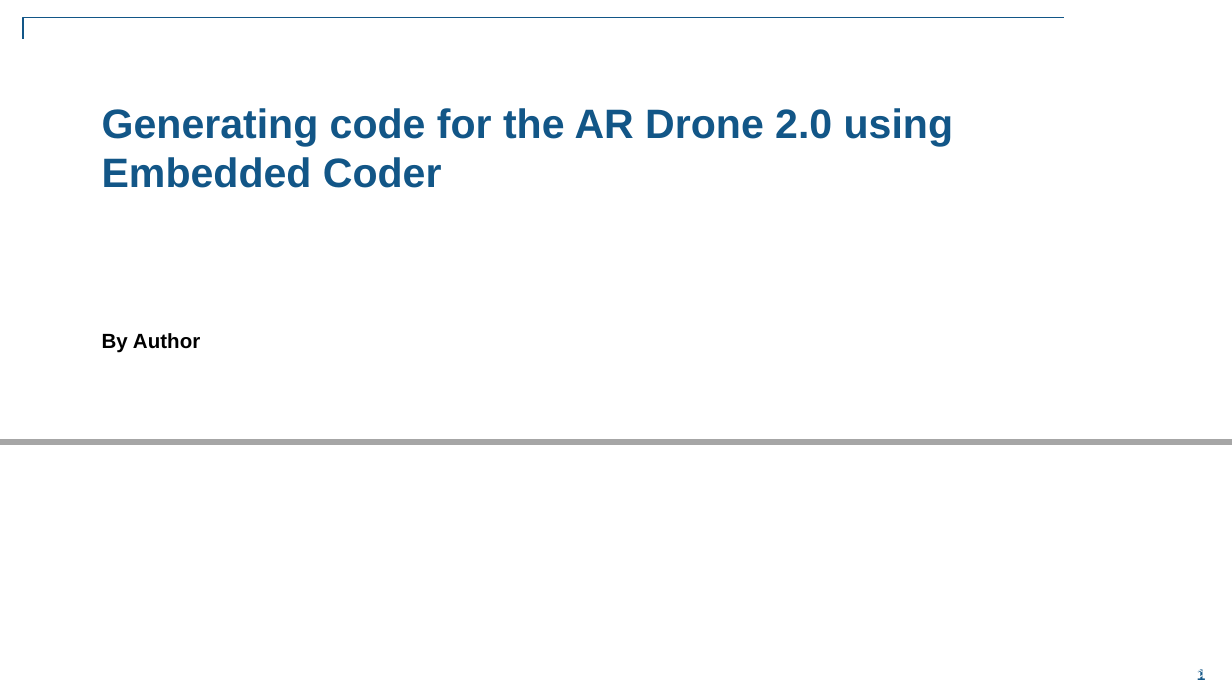
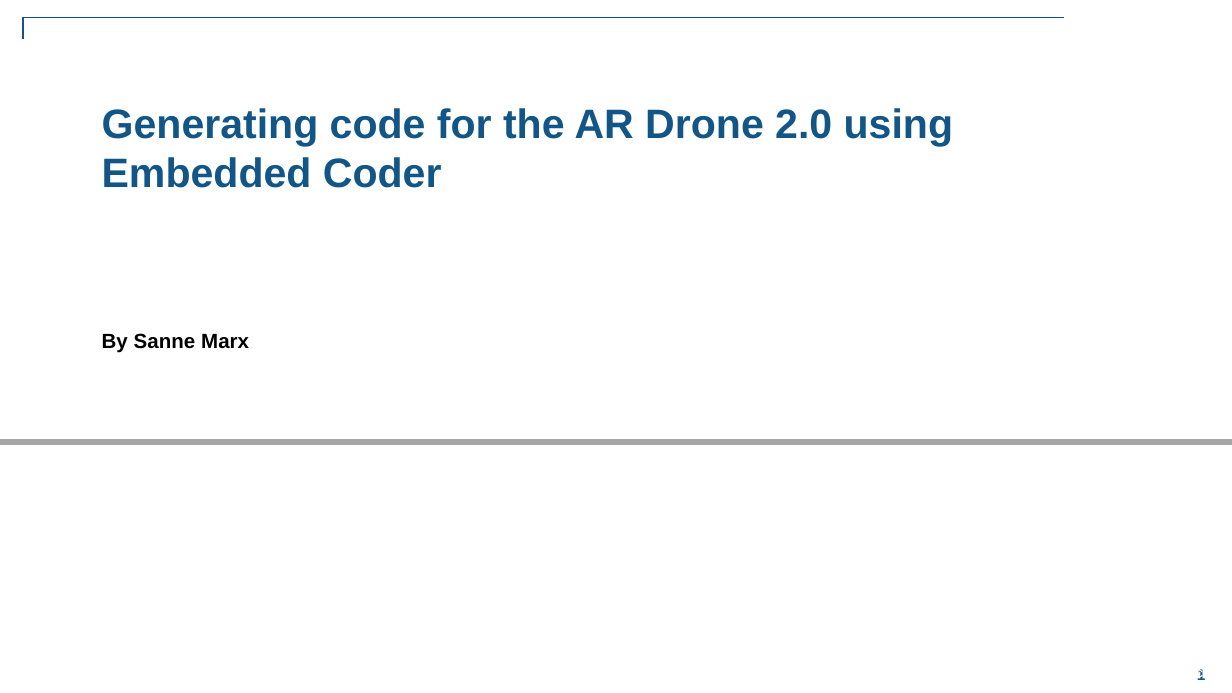
Before and after one commit to darenlee/SimulinkARDroneTarget, a slide deck: slide 1 of Docs/Generating code for the AR Drone 2.pptx. Drawn at 1232x693 pixels with LibreOffice and Linux fonts; fonts in the diff are those of the drawing; background and template pictures are left out. Boxes give left, top, right and bottom in pixels: in the first picture for what was removed or moved away, otherwise in the second. Text is boxed around its words. In the diff, an @@ line names an element or a change of style, - is before the commit and + after.

Commit message:
Simplified example 1 Improved example 2 Changed example 3 to normal mode video streaming Added networking blocks to AR Drone 2 Library Updated documentation of example 2, 3 Started work on example 4: Reading and logging sensor data

```diff
--- a/Docs/Generating code for the AR Drone 2.pptx
+++ b/Docs/Generating code for the AR Drone 2.pptx
@@ subtitle at bbox=[102, 333, 249, 353]: text changed @@
-By Author
+By Sanne Marx
```
Also in this commit, not shown: 3 other slides changed, 1 slide added, 32 other files.
